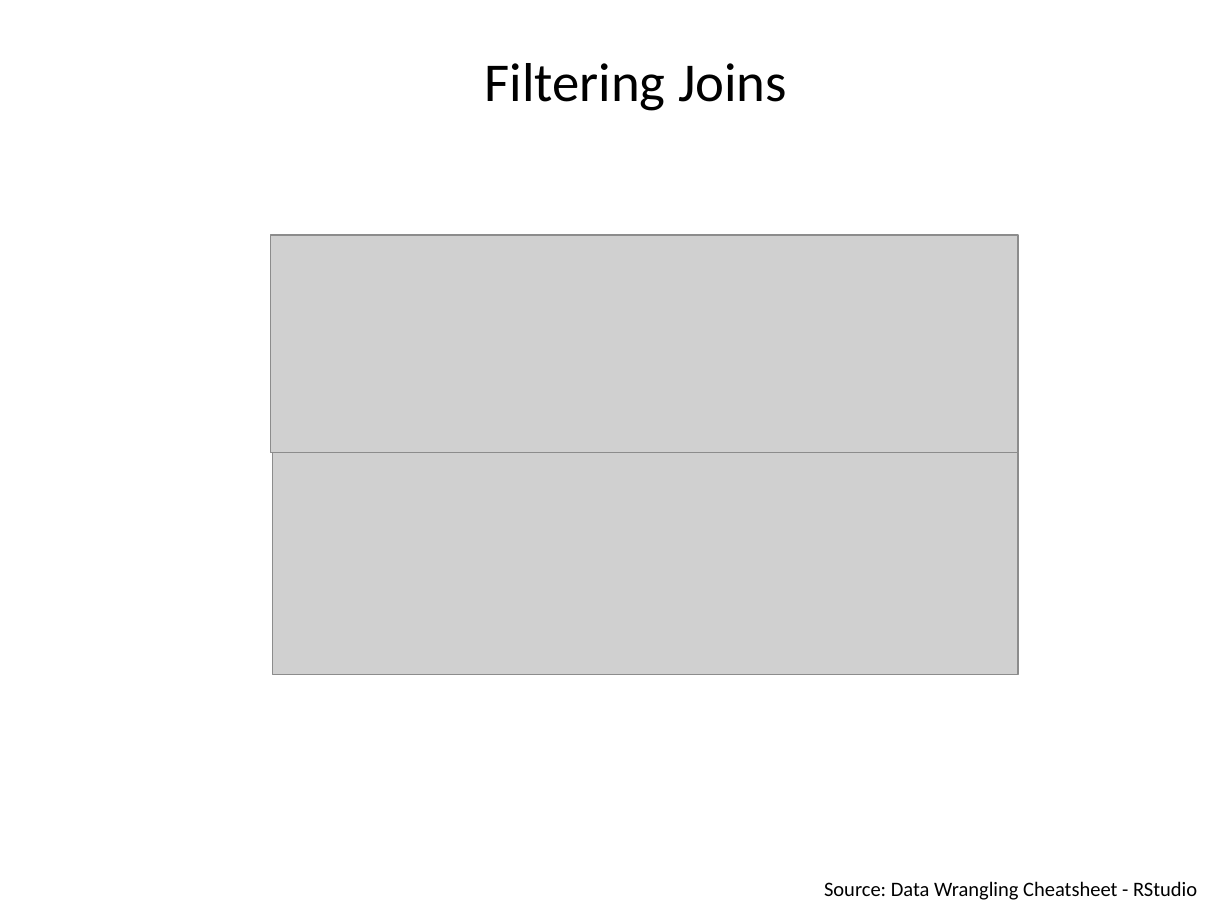
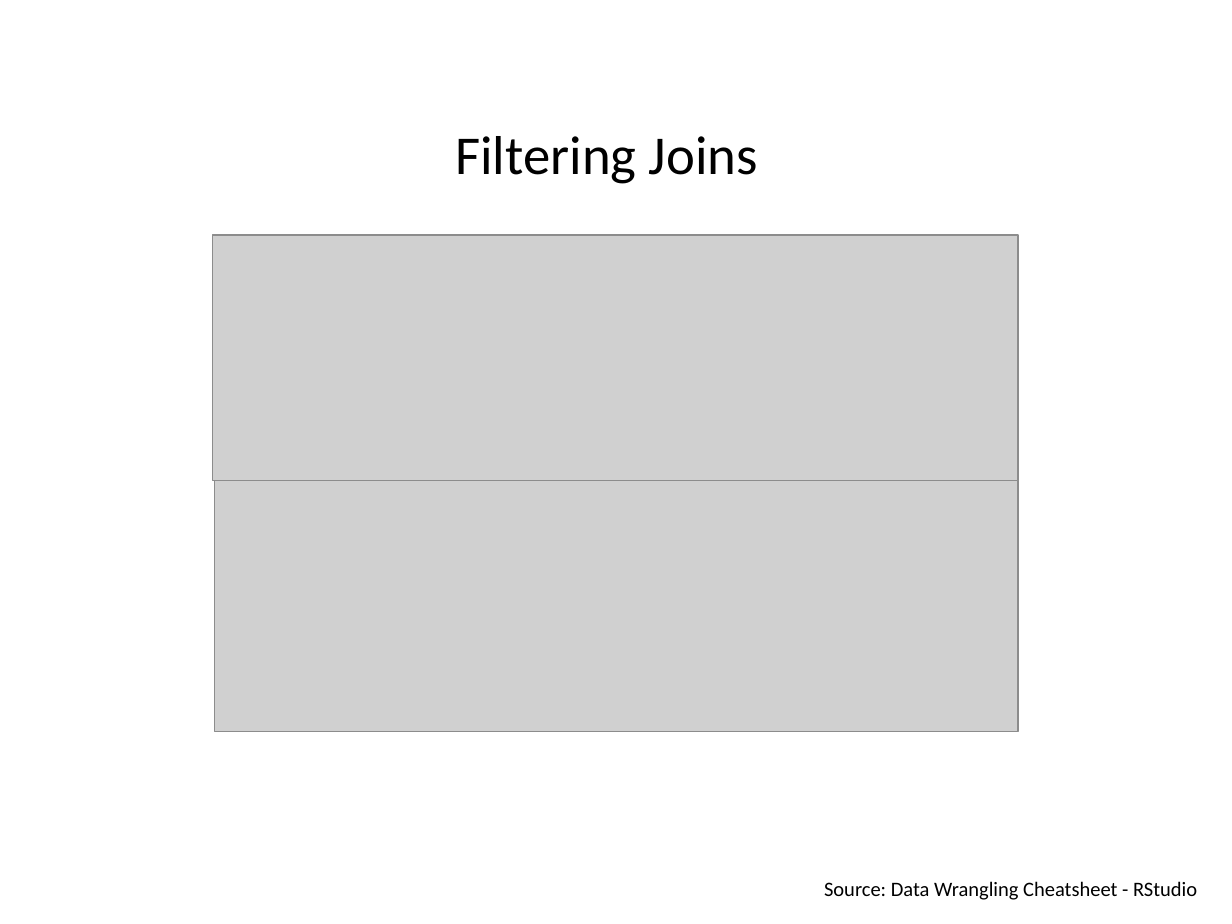
Before and after one commit to Rashedul/stat545_guest_lecture, a slide deck: slide 4 of cm010_slides.pptx. Drawn at 1232x924 pixels with LibreOffice and Linux fonts; fonts in the diff are those of the drawing; grey boxes stand for pictures. Boxes give left, top, right and bottom in pixels: in the first picture for what was removed or moved away, otherwise in the second. Text is boxed around its words. In the diff, an @@ line names an element or a change of style, - is before the commit and + after.

```diff
--- a/cm010_slides.pptx
+++ b/cm010_slides.pptx
@@ text "Filtering Joins" moved from (x1=484, y1=63, x2=787, y2=111) to (x1=455, y1=136, x2=758, y2=184) @@
@@ picture resized from (x1=271, y1=235, x2=1019, y2=452) to (x1=213, y1=235, x2=1019, y2=480) @@
@@ picture resized from (x1=272, y1=452, x2=1018, y2=675) to (x1=214, y1=480, x2=1018, y2=732) @@
```
Also in this commit, not shown: 2 other slides changed.
